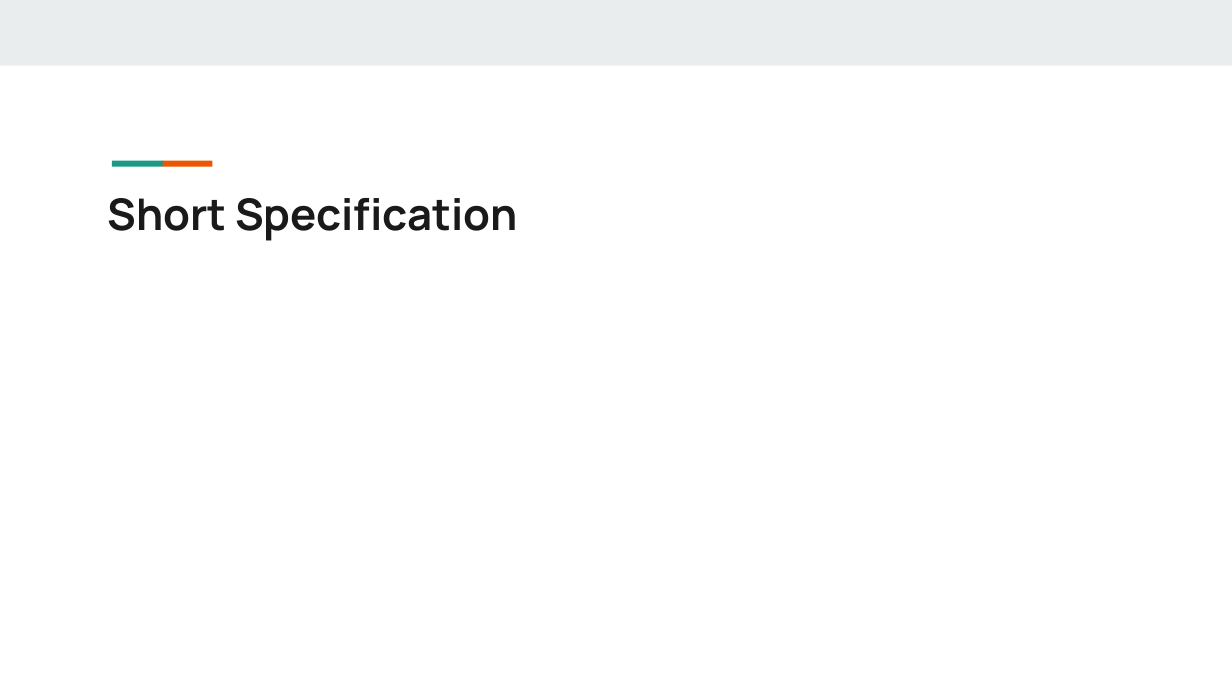
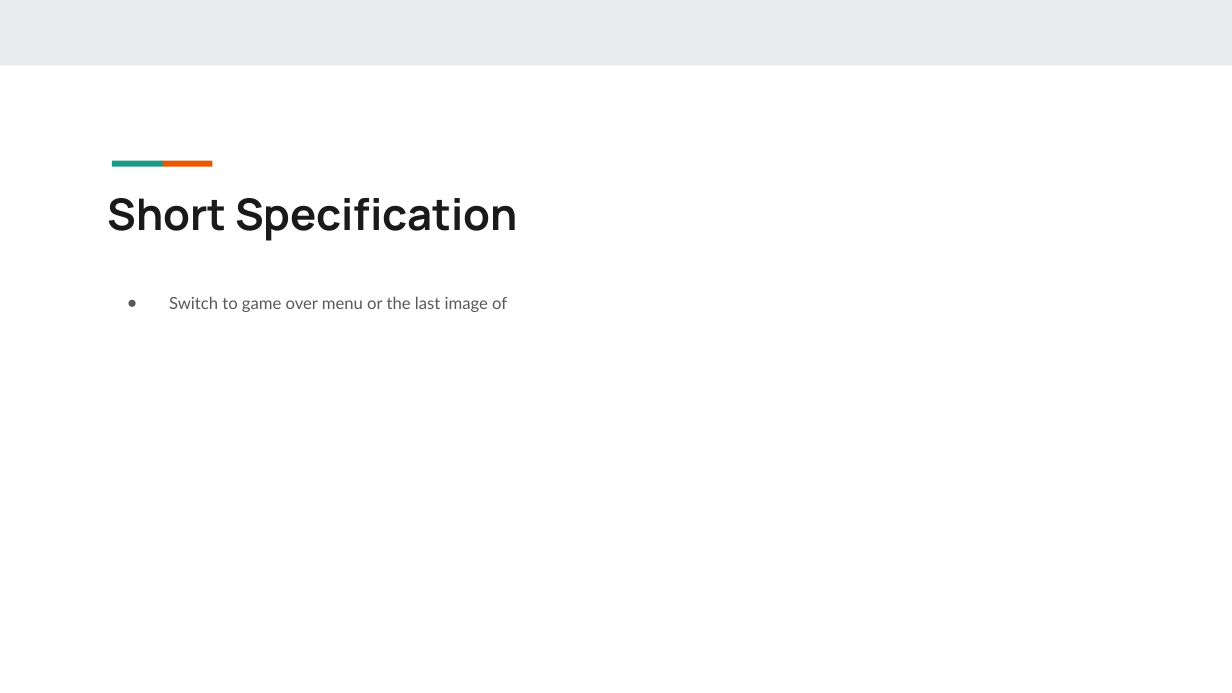
Before and after one commit to xu842251462/EC551_Final_Project, a slide deck: slide 4 of Bringing the Analog World to Digital Design_EC551_Final Project.pptx. Drawn at 1232x693 pixels with LibreOffice and Linux fonts; fonts in the diff are those of the drawing. Boxes give left, top, right and bottom in pixels: in the first picture for what was removed or moved away, otherwise in the second. Text is boxed around its words. In the diff, an @@ line names an element or a change of style, - is before the commit and + after.

```diff
--- a/Bringing the Analog World to Digital Design_EC551_Final Project.pptx
+++ b/Bringing the Analog World to Digital Design_EC551_Final Project.pptx
@@ text added at [169,296,507,312], 13 pt, text #595959 @@
+● Switch to game over menu or the last image of
```
Also in this commit, not shown: 3 other slides changed.
